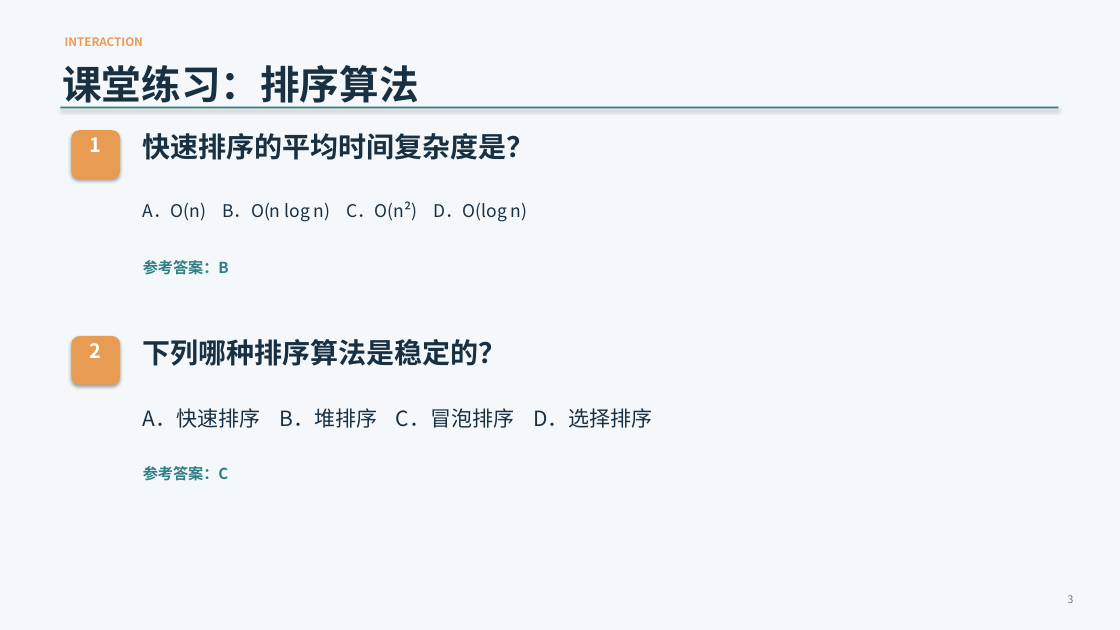
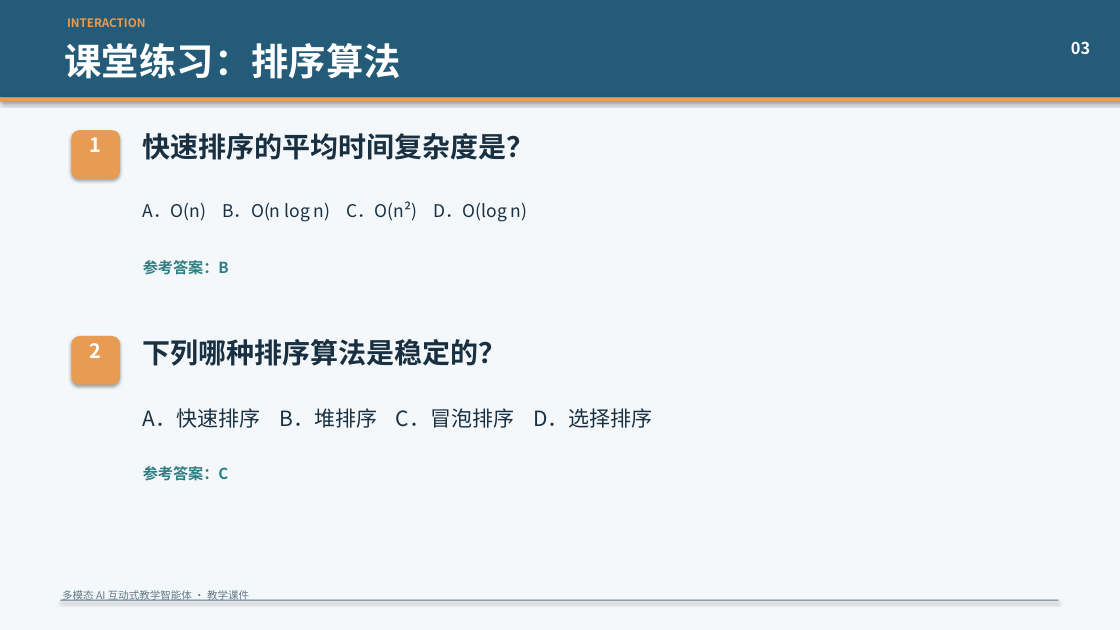
Before and after one commit to ggg333219/2026FWW-provin, a slide deck: slide 3 of docs/导出验证/sample_export.pptx. Drawn at 1120x630 pixels with LibreOffice and Linux fonts; fonts in the diff are those of the drawing. Boxes give left, top, right and bottom in pixels: in the first picture for what was removed or moved away, otherwise in the second. Text is boxed around its words. In the diff, an @@ line names an element or a change of style, - is before the commit and + after.

```diff
--- a/docs/导出验证/sample_export.pptx
+++ b/docs/导出验证/sample_export.pptx
@@ rectangle added at (0,0,1120,97), fill #245B78 @@
@@ text "INTERACTION": place and size @@
-text "INTERACTION" at (65,37,143,46)
+text "INTERACTION" at (67,18,145,27)
@@ text "课堂练习：排序算法": place and size @@
-text "课堂练习：排序算法" at (62,65,419,109)
+text "课堂练习：排序算法" at (65,43,401,79)
@@ text "课堂练习：排序算法" at (65,43,401,79): size 34 to 32 pt, text colour #183042 to #FFFFFF @@
@@ text added at (1071,41,1090,54), 14 pt, text #FFFFFF, bold @@
+03
@@ rectangle: place and size @@
-rectangle at (60,107,1059,108)
+rectangle at (0,97,1120,102)
@@ rectangle at (0,97,1120,102): fill #2F7E83 to #E89B52 @@
@@ text added at (62,590,249,601), 9 pt, text #627987 @@
+多模态 AI 互动式教学智能体 · 教学课件
@@ text removed at (1068,595,1074,603) @@
-3
@@ rectangle added at (60,600,1059,601), fill #627987 @@
```
Also in this commit, not shown: 4 other slides changed, 24 other files.
